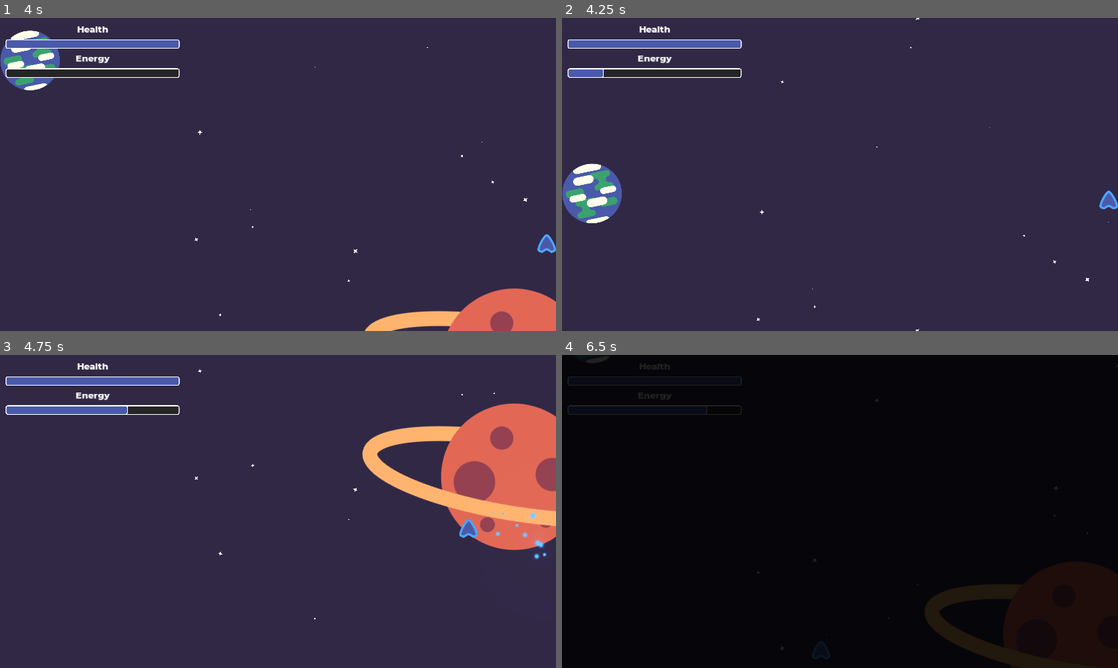
Above: before the commit, frames 1-4 (two rows, left to right).
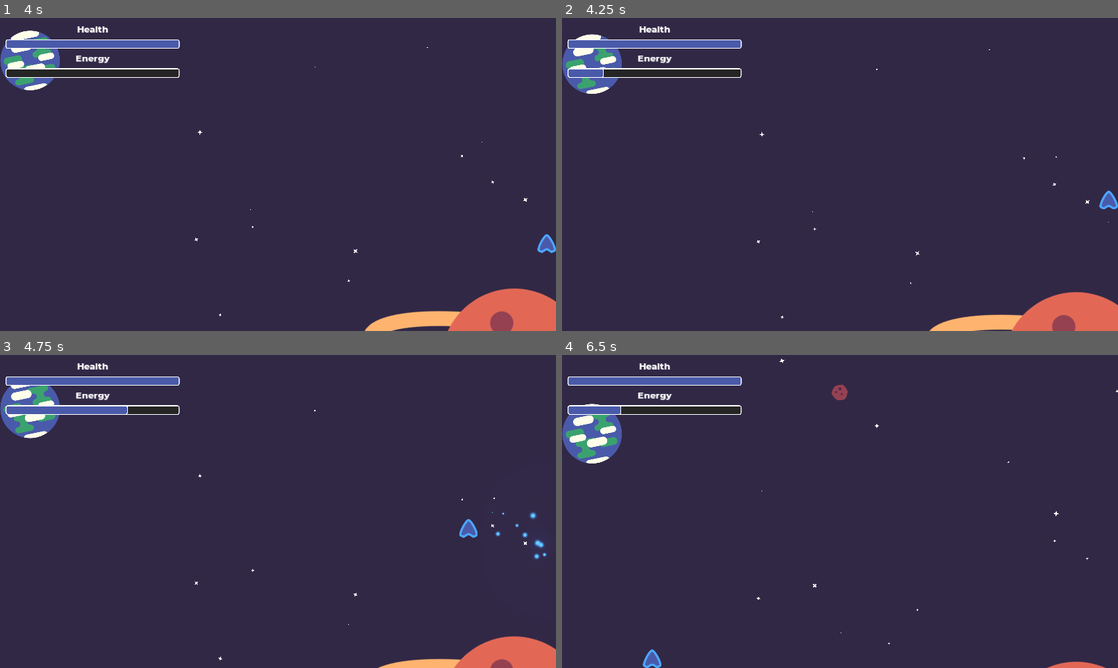
Above: after the commit, the same moments.

Repository: pigdevstudio/fermi-parallax
Game: Godot game, scene res://Screens/MainScreen.tscn
Two runs of this game, one before a commit and one after it. Both use one fixed random seed, a clock stepped at 60 frames per second and the inputs below.
Inputs:
- Up to frame 1 (4 s): click "Play" at 0.5 s; hold Right (move_right) 1.28-2.03 s; hold Shift (dash) 1.28-2.03 s; hold S (move_down) 2.03-2.78 s; tap Shift (dash) at 2.1, 3.05, 3.6 s; hold Right (move_right) 2.78-3.53 s; hold Space (shoot) 2.78-3.53 s; hold W (move_up) from 3.53 s (still down)
- Up to frame 2 (4.25 s): keep holding W (move_up)
- Up to frame 3 (4.75 s): release W (move_up) at 4.28 s; hold A (move_left) from 4.28 s (still down); hold Shift (dash) from 4.28 s (still down)
- Up to frame 4 (6.5 s): release Shift (dash) at 5.03 s; tap Space (shoot) at 5.1 s; tap Shift (dash) at 5.3 s; release A (move_left) at 5.78 s; hold S (move_down) from 5.78 s (still down); hold Shift (dash) from 5.78 s (still down)

Frame 1 is identical in both runs. In frame 2, 5.3% of the frame differs, in the area x 0-100%, y 0-100%; in frame 3, 13%; in frame 4, 100%.

Commit message:
Fix player speed reseting during dash

Diff:
--- a/source/Actors/Actions/Dash.gd
+++ b/source/Actors/Actions/Dash.gd
@@ -2,6 +2,8 @@
 
 export var speed := 2000.0
 export var dash_duration := 0.5
+
+var _player_speed := 600.0
 
 onready var _dash_time := $DashTime
 
@@ -11,20 +13,26 @@
 		return
 	if player.direction.is_equal_approx(Vector2.ZERO):
 		return
-	if not _dash_time.is_stopped():
-		return
+	_player_speed = player.speed
+	player.speed = speed
 	player.velocity = player.direction * speed
 	_dash_time.start(dash_duration)
 	resource.current -= cost
 	player.animator.play("dash")
 
 
+func _reset_player_speed() -> void:
+	player.speed = _player_speed
+
+
 func cancel() -> void:
-	if not _dash_time.is_stopped():
-		player.update_velocity()
-		player.animator.play("cancel_dash")
+	if _dash_time.is_stopped():
+		return
+	_dash_time.stop()
+	_reset_player_speed()
+	player.animator.play("cancel_dash")
 
 
 func _on_DashTime_timeout() -> void:
-	player.update_velocity()
+	_reset_player_speed()
 	player.animator.play("cancel_dash")
--- a/source/Levels/Level1/Level1.tscn
+++ b/source/Levels/Level1/Level1.tscn
@@ -385,7 +385,7 @@
 spawn_scene = ExtResource( 5 )
 
 [node name="EventsPlayer" type="AnimationPlayer" parent="."]
-autoplay = "08"
+autoplay = "00"
 anims/00 = SubResource( 2 )
 anims/01 = SubResource( 3 )
 anims/02 = SubResource( 4 )
Not shown: 1 places in source/Screens/MainScreen.tscn that only renumber resources
